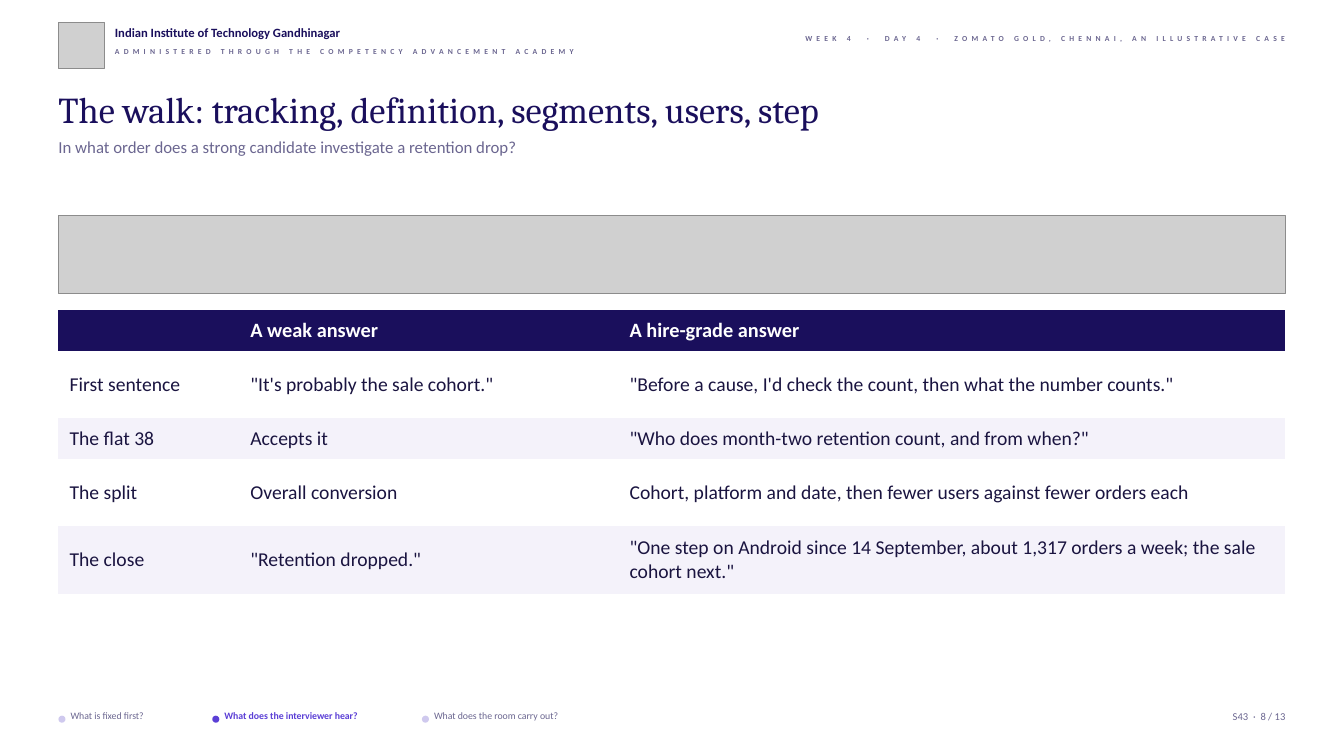
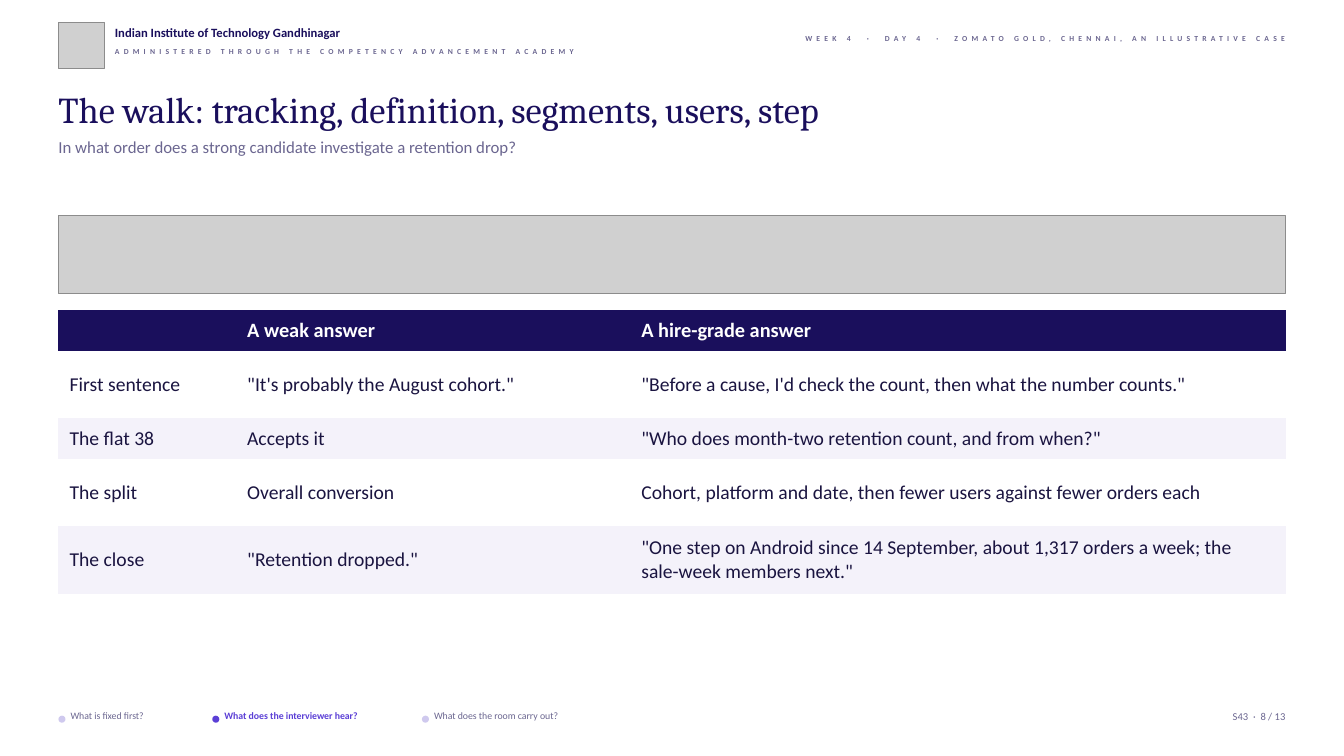
Before and after one commit to fde-academy-lab/c2-content-factory, a slide deck: slide 8 of content/W04/D4/slides/C2_W04_D04_half2_STUDENT.pptx. Drawn at 1344x756 pixels with LibreOffice and Linux fonts; fonts in the diff are those of the drawing; grey boxes stand for pictures; background and template pictures are left out. Boxes give left, top, right and bottom in pixels: in the first picture for what was removed or moved away, otherwise in the second. Text is boxed around its words. In the diff, an @@ line names an element or a change of style, - is before the commit and + after.

```diff
--- a/content/W04/D4/slides/C2_W04_D04_half2_STUDENT.pptx
+++ b/content/W04/D4/slides/C2_W04_D04_half2_STUDENT.pptx
@@ table at box(58, 311, 1286, 595) @@
@@ row 2, column 2: ""It's probably the sale cohort."" to ""It's probably the August cohort."" @@
@@ row 5, column 3: ""One step on Android since 14 September, about 1,317 orders a week; the sale cohort next."" to ""One step on Android since 14 September, about 1,317 orders a week; the sale-week members next."" @@
```
Also in this commit, not shown: 3 other slides changed, 36 other files.
